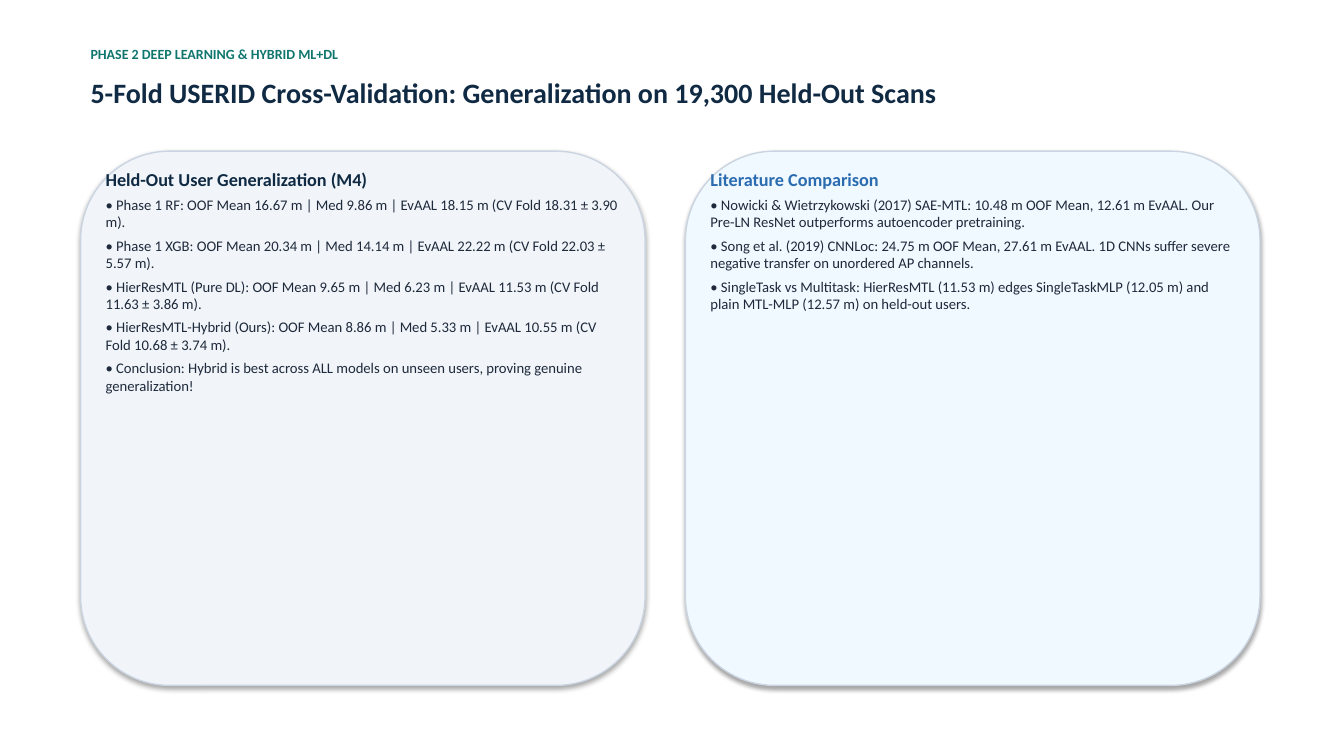
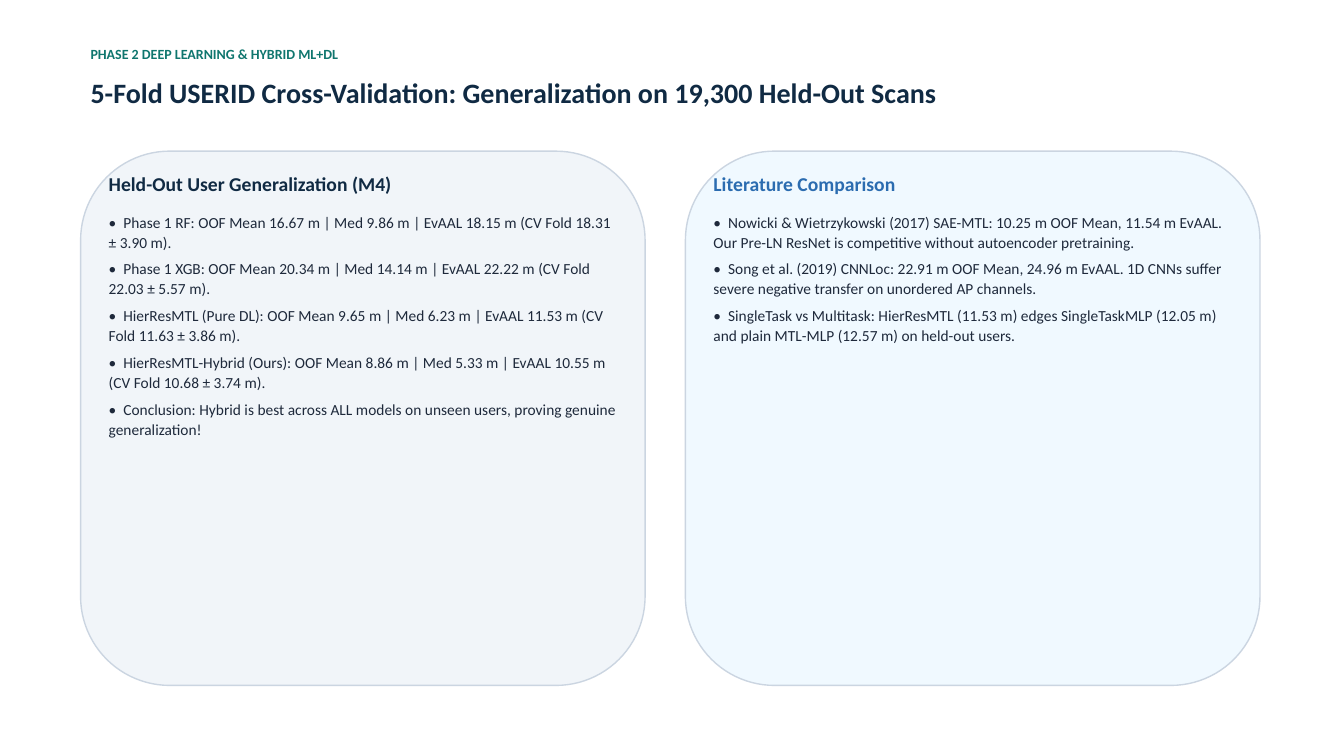
Before and after one commit to vedpawar2254/Indoor-location-prediction-using-wifi-signals, a slide deck: slide 8 of presentation/Phase2_Presentation.pptx. Drawn at 1344x756 pixels with LibreOffice and Linux fonts; fonts in the diff are those of the drawing. Boxes give left, top, right and bottom in pixels: in the first picture for what was removed or moved away, otherwise in the second. Text is boxed around its words. In the diff, an @@ line names an element or a change of style, - is before the commit and + after.

Commit message:
Rebuild architecture diagram cleanly; fix presentation overflow and stale numbers
Architecture diagram (p2_architecture_diagram.png) — full rewrite:
- Replace the hand-placed matplotlib boxes/arrows (which overlapped boxes and
  slashed a diagonal line across the figure) with a node class that exposes edge
  anchors, so every arrow now attaches border-to-border and curved edges route
  cleanly around boxes instead of through them.
- Render real math (FiLM h⊙(1+γ(p_b))+β(p_b), Kendall Σ e^-s_k L_k + ½ s_k, the
  adaptive gate) via matplotlib mathtext instead of cramped ASCII.
- Larger canvas, even lane spacing, generous padding, title clearance.

Presentation deck:
- add_card now auto-fits text to the shape (TEXT_TO_FIT_SHAPE) so long bullet
  lists no longer overflow the fixed-height cards; roomier padding and spacing.
- Widen the slide-title box and shrink long titles so headers never clip.
- Convert ASCII math in bullets to proper Unicode (γ, β, Δ, subscripts, ⊙, Σ).
- Fix stale ablation/literature numbers that were slide-local and missed earlier:
  R2 44.50/38.38 m (was 37.18/30.65), R3-noRel 13.45 m (was 12.39), SAE-MTL
  10.25/11.54 m (was 10.48/12.61), CNNLoc 22.91/24.96 m (was 24.75/27.61).

Verified by rendering the actual PPTX (via LibreOffice) slide-by-slide. Rebuilt
the deck (PPTX+PDF), the report PDF (new diagram embedded), and the notebook.

```diff
--- a/presentation/Phase2_Presentation.pptx
+++ b/presentation/Phase2_Presentation.pptx
@@ rounded rectangle at [81, 151, 645, 686]: shadow off @@
@@ text "Held-Out User Generalization (M4)" at [109, 176, 615, 438]: size 13 to 14 pt in "Held-Out User Generalization (M4)"; size 10.5 to 11 pt; more space between paragraphs; line spacing 1 to 1.08 @@
@@ rounded rectangle at [686, 151, 1260, 686]: shadow off @@
@@ text at [713, 177, 1216, 344]: size 13 to 14 pt in "Literature Comparison"; size 10.5 to 11 pt in "• SingleTask vs Multitask: HierResMTL (11.53 m) ..."; more space between paragraphs; line spacing 1 to 1.08 @@
@@ text at [713, 217, 1222, 297]: text changed; size 10.5 to 11 pt @@
-• Nowicki & Wietrzykowski (2017) SAE-MTL: 10.48 m OOF Mean, 12.61 m EvAAL. Our Pre-LN ResNet outperforms autoencoder pretraining.
-• Song et al. (2019) CNNLoc: 24.75 m OOF Mean, 27.61 m EvAAL. 1D CNNs suffer severe negative transfer on unordered AP channels.
+• Nowicki & Wietrzykowski (2017) SAE-MTL: 10.25 m OOF Mean, 11.54 m EvAAL. Our Pre-LN ResNet is competitive without autoencoder pretraining.
+• Song et al. (2019) CNNLoc: 22.91 m OOF Mean, 24.96 m EvAAL. 1D CNNs suffer severe negative transfer on unordered AP channels.
```
Also in this commit, not shown: 9 other slides changed, 7 other files.
